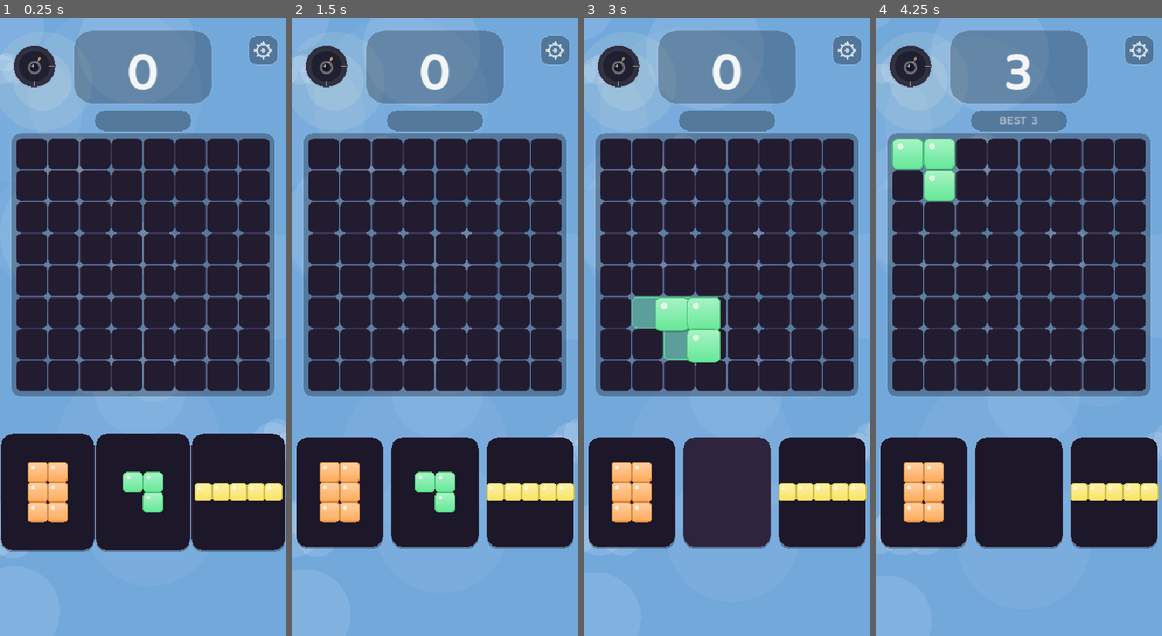
Above: before the commit, frames 1-4 (left to right).
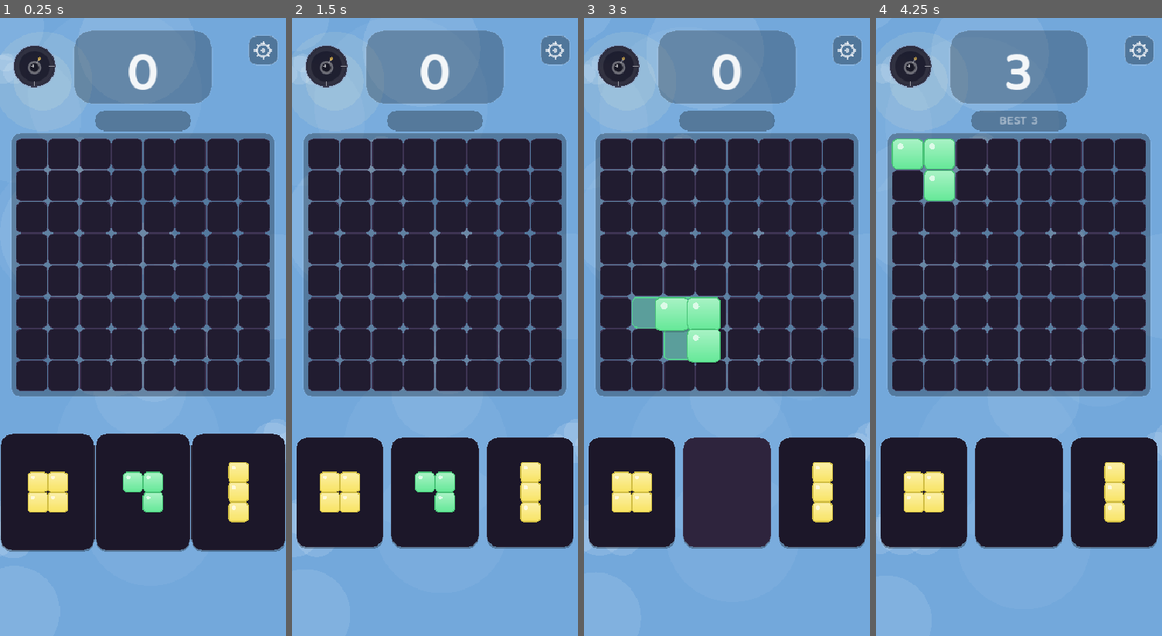
Above: after the commit, the same moments.

Repository: XSideZ/stax-game
Game: Godot game, scene res://scenes/Game.tscn
Two runs of this game, one before a commit and one after it. Both use one fixed random seed, a clock stepped at 60 frames per second and the inputs below. This scene is started directly instead of the project's main scene.
Inputs (mouse positions are in pixels of both pictures, inside the frame that each line leads up to):
- Up to frame 1 (0.25 s): no input
- Up to frame 2 (1.5 s): move the mouse to (497, 296) at 0.52 s; click (497, 296) at 0.67 s; tap Enter at 1.25 s; drag from (377, 357) to (420, 450) at 1.27 s
- Up to frame 3 (3 s): tap Space at 2 s; move the mouse to (755, 191) at 2.02 s; click (755, 191) at 2.17 s; tap Enter at 2.75 s; drag from (712, 450) to (641, 234) at 2.77 s
- Up to frame 4 (4.25 s): move the mouse to (1104, 419) at 3.52 s; click (1104, 419) at 3.67 s

The runs differ from the first frame. In frame 1, 2.6% of the frame differs, in the area x 9-99%, y 71-82%; in frame 2, 2.6%; in frame 3, 2.6%; in frame 4, 2.6%.

Commit message:
Early board-clear loop, stained bevel containment, mobile perf throttle
GAMEPLAY: early game now plays as a fast board-clear puzzle — for the first 9
sets we skip the big 'builder' mass dumps (board stays small so clears empty it)
and seed one tray piece per set that can clear the whole board (85% when one
exists). New _pick_board_clear_shape() finds a piece+spot that empties the board.
STAINED: bevel came lines now only draw on fully-inside diamonds, so nothing
spills into the gaps between blocks.
PERF: animated board-skin redraw throttled to ~30fps (the 64-cell procedural
redraw was the mobile hotspot); honey + stained use a cheap convex draw path
(shoelace area check) instead of the full triangulation pre-check.

Co-Authored-By: Claude Fable 5 <noreply@anthropic.com>

Diff:
--- a/scripts/BlockSkins.gd
+++ b/scripts/BlockSkins.gd
@@ -161,8 +161,20 @@
 # degenerate input: zero-area slivers, duplicate/collinear points, or a self-
 # intersecting outline. Clipped patterns hit all three at block edges. Pre-check
 # with the same ear-clipping triangulator and silently skip if it can't be drawn.
-static func draw_poly_safe(ci: CanvasItem, pts: PackedVector2Array, col: Color) -> void:
+static func draw_poly_safe(ci: CanvasItem, pts: PackedVector2Array, col: Color, assume_convex: bool = false) -> void:
 	if pts.size() < 3:
+		return
+	# Convex callers (hex/diamond tiles) skip the costly triangulation pre-check —
+	# a cheap shoelace area test is enough to drop degenerate slivers safely.
+	if assume_convex:
+		var area := 0.0
+		for i in pts.size():
+			var a := pts[i]
+			var b := pts[(i + 1) % pts.size()]
+			area += a.x * b.y - b.x * a.y
+		if absf(area) < 2.0:
+			return
+		ci.draw_polygon(pts, PackedColorArray([col]))
 		return
 	if Geometry2D.triangulate_polygon(pts).is_empty():
 		return
@@ -657,7 +669,7 @@
 				if not inner.has_point(pt):
 					fully_inside = false
 			var cell := clip_poly_to_rect(hex, inner)
-			draw_poly_safe(ci, cell, hn.darkened(0.22 + float(hh % 5) * 0.05))
+			draw_poly_safe(ci, cell, hn.darkened(0.22 + float(hh % 5) * 0.05), true)
 			# Wax-capped cells (only when the whole hex fits inside the block)
 			if fully_inside and hh % 3 == 0:
 				ci.draw_circle(hc, hs * 0.58, hn.lightened(0.22))
@@ -1375,10 +1387,17 @@
 			# Drifting sunlight band brightens diamonds as it sweeps across
 			var wave : float = 0.5 + 0.5 * sin((cx + cy) / (ps * 2.6) - t * 0.7)
 			var jewel := Color.from_hsv(jhue, 0.86 - wave * 0.12, 0.72 + wave * 0.26)
-			draw_poly_safe(ci, clipped, jewel)
-			# Glass bevel: bright top-left edges, shaded bottom-right
-			ci.draw_line(Vector2(cx, cy - gg), Vector2(cx - gg, cy), jewel.lightened(0.40), 1.0)
-			ci.draw_line(Vector2(cx + gg, cy), Vector2(cx, cy + gg), jewel.darkened(0.30), 1.0)
+			draw_poly_safe(ci, clipped, jewel, true)
+			# Glass bevel — only on diamonds fully inside the block so the came
+			# lines never spill into the gaps between blocks
+			var v_top := Vector2(cx, cy - gg)
+			var v_left := Vector2(cx - gg, cy)
+			var v_right := Vector2(cx + gg, cy)
+			var v_bot := Vector2(cx, cy + gg)
+			if inner.has_point(v_top) and inner.has_point(v_left):
+				ci.draw_line(v_top, v_left, jewel.lightened(0.40), 1.0)
+			if inner.has_point(v_right) and inner.has_point(v_bot):
+				ci.draw_line(v_right, v_bot, jewel.darkened(0.30), 1.0)
 	rr_outline(ci, r, rad, Color(0.02, 0.02, 0.03, 0.95), 2.0)
 
 # ── 27 SYNTHWAVE (animated: a self-contained 80s neon CRT tile) ──────────────
--- a/scripts/Game.gd
+++ b/scripts/Game.gd
@@ -317,9 +317,15 @@
 	placed        = [false, false, false]
 	dragging_slot = -1
 
+	# Early game: try to hand the player one piece that can empty the board, so
+	# full board-clears come constantly up front.
+	var forced_clear : Array = []
+	if sets_given < EARLY_CLEAR_SETS and randf() < EARLY_CLEAR_CHANCE:
+		forced_clear = _pick_board_clear_shape()
+
 	var picked_keys: Array = []
 	for _i in 3:
-		var shape := _pick_shape()
+		var shape : Array = forced_clear if (_i == 0 and not forced_clear.is_empty()) else _pick_shape()
 		var key   := str(shape)
 		# Never give three identical shapes — when blocked, pick from EARLY_SHAPES
 		# excluding the duplicate. Don't re-call _pick_shape() which may always
@@ -359,6 +365,12 @@
 # fast and double/triple clears set themselves up.
 const SMART_FADE_MOVES := 45.0
 
+# Early game = a fast "clear the whole board" puzzle. For the first few sets we
+# keep the board SMALL (no big builder dumps) and try to hand the player a piece
+# that can empty the board, so full board-clears happen constantly up front.
+const EARLY_CLEAR_SETS   := 9
+const EARLY_CLEAR_CHANCE := 0.85
+
 const BUILDER_SHAPES : Array = [
 	[[0,0],[1,0],[2,0],[3,0]],
 	[[0,0],[0,1],[0,2],[0,3]],
@@ -376,19 +388,22 @@
 		var smart := _pick_combo_shape()
 		if not smart.is_empty():
 			return smart
-		# Nothing completes a line yet — give mass so multi-clears build up
-		var fitting : Array = []
-		for bs in BUILDER_SHAPES:
-			for r in GRID_ROWS:
-				var fits := false
-				for c in GRID_COLS:
-					if grid.can_place(bs, r, c):
-						fits = true; break
-				if fits:
-					fitting.append(bs)
-					break
-		if not fitting.is_empty():
-			return fitting[randi() % fitting.size()]
+		# Past the early phase, when nothing completes a line, give big "builder"
+		# mass so multi-clears build up. EARLY on we skip this — small pieces keep
+		# the board low so clears keep emptying it (the fast board-clear loop).
+		if sets_given >= EARLY_CLEAR_SETS:
+			var fitting : Array = []
+			for bs in BUILDER_SHAPES:
+				for r in GRID_ROWS:
+					var fits := false
+					for c in GRID_COLS:
+						if grid.can_place(bs, r, c):
+							fits = true; break
+					if fits:
+						fitting.append(bs)
+						break
+			if not fitting.is_empty():
+				return fitting[randi() % fitting.size()]
 		return _pick_helpful_shape()
 	if randf() < _progression():
 		return SHAPES[randi() % SHAPES.size()]
@@ -444,6 +459,64 @@
 	if best_lines >= 1 and not candidates.is_empty():
 		return candidates[randi() % candidates.size()]
 	return []
+
+# Find a shape that, placed somewhere, would clear the ENTIRE board (every filled
+# cell ends up in a completed row/col). Returns [] if no single piece can do it.
+func _pick_board_clear_shape() -> Array:
+	var filled : Array = []
+	for r in GRID_ROWS:
+		for c in GRID_COLS:
+			if grid.cells[r][c] != null:
+				filled.append(Vector2i(c, r))
+	if filled.is_empty():
+		return []
+	var row_fill : Array = []
+	var col_fill : Array = []
+	for r in GRID_ROWS:
+		var n := 0
+		for c in GRID_COLS:
+			if grid.cells[r][c] != null: n += 1
+		row_fill.append(n)
+	for c in GRID_COLS:
+		var n := 0
+		for r in GRID_ROWS:
+			if grid.cells[r][c] != null: n += 1
+		col_fill.append(n)
+	var cands : Array = []
+	for s in SHAPES:
+		var works := false
+		for r in GRID_ROWS:
+			for c in GRID_COLS:
+				if not grid.can_place(s, r, c):
+					continue
+				var rt := {}
+				var ct := {}
+				for cell in s:
+					rt[r + cell[1]] = rt.get(r + cell[1], 0) + 1
+					ct[c + cell[0]] = ct.get(c + cell[0], 0) + 1
+				var crows := {}
+				var ccols := {}
+				for rr in rt:
+					if row_fill[rr] + rt[rr] == GRID_COLS: crows[rr] = true
+				for cc in ct:
+					if col_fill[cc] + ct[cc] == GRID_ROWS: ccols[cc] = true
+				if crows.is_empty() and ccols.is_empty():
+					continue
+				var ok := true
+				for fc in filled:
+					if not crows.has(fc.y) and not ccols.has(fc.x):
+						ok = false; break
+				if ok:
+					for cell in s:
+						if not crows.has(r + cell[1]) and not ccols.has(c + cell[0]):
+							ok = false; break
+				if ok:
+					works = true; break
+			if works: break
+		if works: cands.append(s)
+	if cands.is_empty():
+		return []
+	return cands[randi() % cands.size()]
 
 func _pick_helpful_shape() -> Array:
 	var best_row    := -1
--- a/scripts/Grid.gd
+++ b/scripts/Grid.gd
@@ -39,6 +39,8 @@
 var slamming  : bool  = false
 var slam_t    : float = 0.0
 var slam_anim : Array = []   # {from: px, to: px, color, seed}
+
+var _anim_accum : float = 0.0   # throttles animated-skin redraws to ~30fps
 
 func _ready() -> void:
 	cells.resize(ROWS)
@@ -84,9 +86,13 @@
 	if not preview_cells.is_empty():
 		needs_redraw = true
 
-	# Animated skins (water/lava/galaxy) live-update
+	# Animated skins live-update, but cap to ~30fps — the 64-cell procedural
+	# redraw is the heavy part on mobile, and the drift looks smooth at 30
 	if BlockSkins.ANIMATED.has(block_style):
-		needs_redraw = true
+		_anim_accum += delta
+		if _anim_accum >= 0.033:
+			_anim_accum = 0.0
+			needs_redraw = true
 
 	if needs_redraw:
 		queue_redraw()
